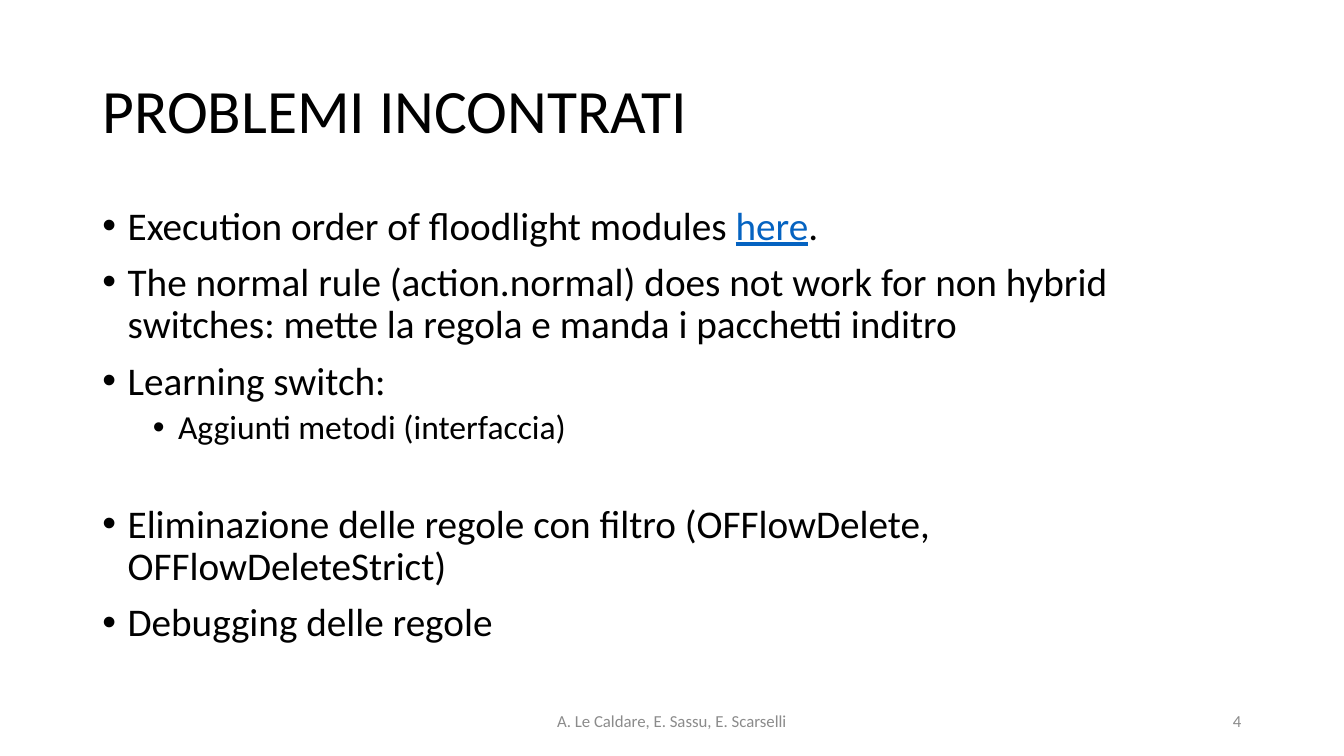
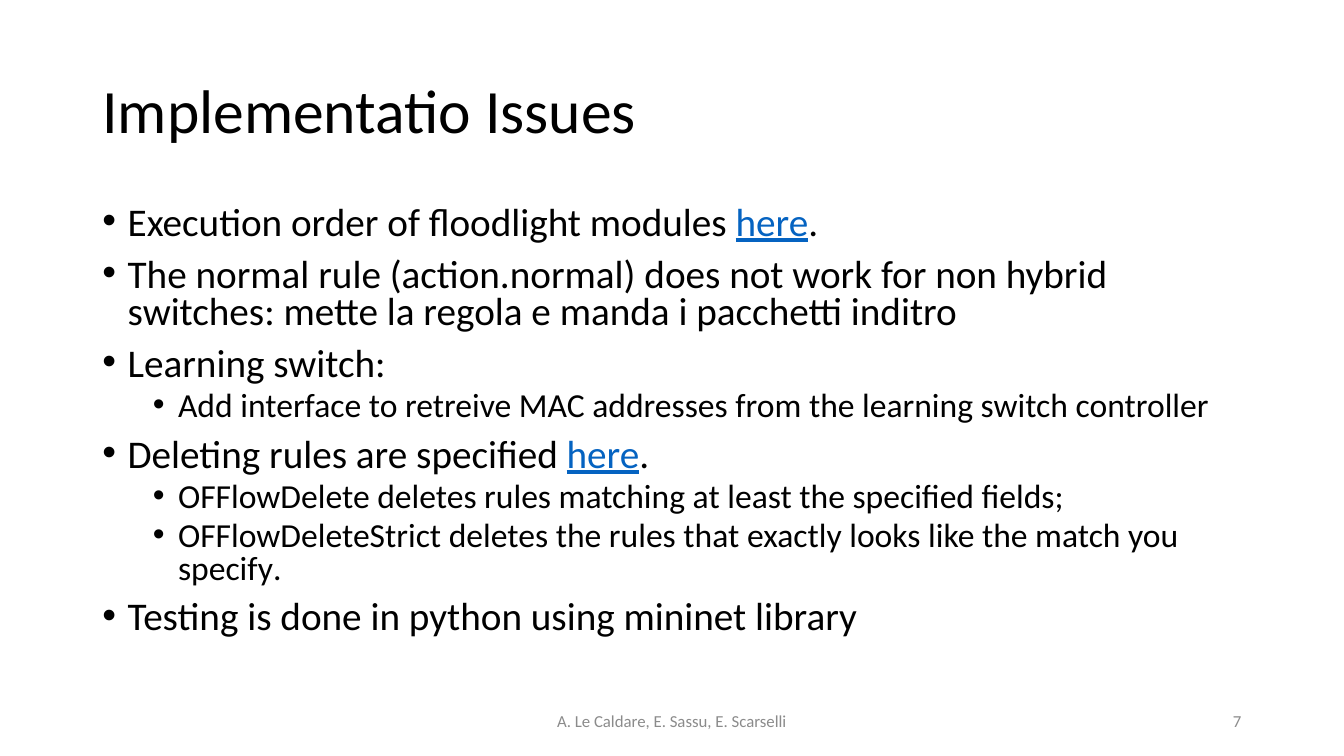
Before and after one commit to psoftware/ddosdefence-floodlight-controller, a slide deck: slide 7 of Docs/DDoSDefence.pptx (slide 4 before the commit). Drawn at 1344x756 pixels with LibreOffice and Linux fonts; fonts in the diff are those of the drawing. Boxes give left, top, right and bottom in pixels: in the first picture for what was removed or moved away, otherwise in the second. Text is boxed around its words. In the diff, an @@ line names an element or a change of style, - is before the commit and + after.

Commit message:
SLide

```diff
--- a/Docs/DDoSDefence.pptx
+++ b/Docs/DDoSDefence.pptx
@@ title at <box>102,90,636,143</box>: text changed @@
-PROBLEMI INCONTRATI
+Implementatio Issues
@@ text at <box>128,208,1107,384</box>: line spacing 0.9 to 0.8 @@
@@ text at <box>128,393,1209,637</box>: text changed; size 28 to 24 pt @@
-  • Aggiunti metodi (interfaccia)
-• Eliminazione delle regole con filtro (OFFlowDelete, OFFlowDeleteStrict)
-• Debugging delle regole
+  • Add interface to retreive MAC addresses from the learning switch controller
+• Deleting rules are specified here.
+  • OFFlowDelete deletes rules matching at least the specified fields;
+  • OFFlowDeleteStrict deletes the rules that exactly looks like the match you specify.
+• Testing is done in python using mininet library
@@ page number at <box>1233,716,1241,727</box>: text changed @@
-4
+7
```
Also in this commit, not shown: 1 other slide changed, 1 slide added.
